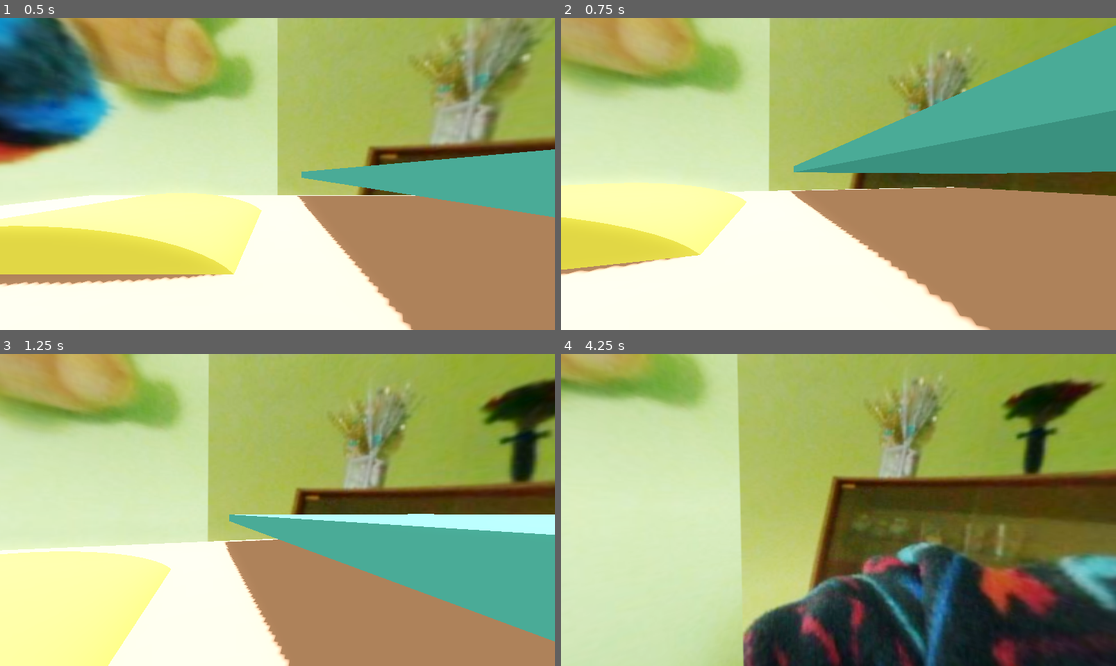
Above: before the commit, frames 1-4 (two rows, left to right).
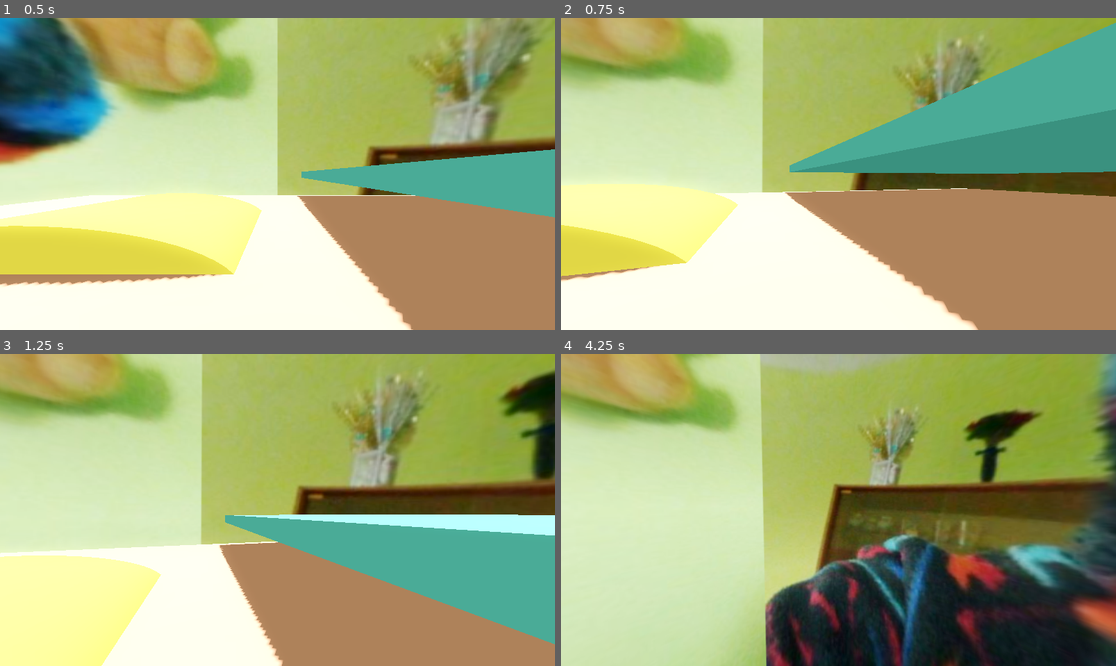
Above: after the commit, the same moments.

Repository: bondo-codeo/third-person-game
Game: Godot game, scene res://world scenes/world.tscn
Two runs of this game, one before a commit and one after it. Both use one fixed random seed, a clock stepped at 60 frames per second and the inputs below.
Inputs (mouse positions are in pixels of both pictures, inside the frame that each line leads up to):
- Up to frame 1 (0.5 s): no input
- Up to frame 2 (0.75 s): tap Enter at 0.5 s; move the mouse to (866, 174) at 0.52 s; hold W (forward) from 0.53 s (still down); hold Ctrl (crouch) from 0.53 s (still down)
- Up to frame 3 (1.25 s): keep holding W (forward); keep holding Ctrl (crouch); tap Space (jump) at 0.77 s; tap Shift (run) at 0.8 s
- Up to frame 4 (4.25 s): keep holding W (forward); move the mouse to (810, 510) at 1.27 s; release Ctrl (crouch) at 1.28 s; tap Shift (run) at 1.35, 2.3, 2.85 s; tap Space (jump) at 1.52, 3.02, 3.77 s; tap Ctrl (crouch) at 1.55, 3.05 s; move the mouse to (849, 503) at 2.02 s; hold Ctrl (crouch) 2.03-2.78 s; move the mouse to (832, 516) at 2.77 s; move the mouse to (877, 513) at 3.52 s; hold Shift (run) from 3.53 s (still down); tap Q (slide) at 3.6 s

Frame 1 is identical in both runs. In frame 2, 9.2% of the frame differs, in the area x 0-100%, y 0-100%; in frame 3, 13%; in frame 4, 38%.

Commit message:
added full on camera and collission managers

Diff:
--- a/scripts/player/character.gd
+++ b/scripts/player/character.gd
@@ -42,6 +42,7 @@
 
 	movement(direction, delta)
 	cameraManagement()
+	colManagement()
 	move_and_slide()
 	print(camera.fov)
 
@@ -57,29 +58,40 @@
 	if stateManager.state == stateManager.groundStates.idle:
 		velocity.x = lerp(velocity.x, 0.0, normalMovement.lerpDrag * delta)
 		velocity.z = lerp(velocity.z, 0.0, normalMovement.lerpDrag * delta)
-		standingCol.disabled = false
-		crouchingCol.disabled = true
 
 	if stateManager.state == stateManager.groundStates.walking:
 		velocity.x = dir.x * normalMovement.walkSpeed
 		velocity.z = dir.z * normalMovement.walkSpeed
-		standingCol.disabled = false
-		crouchingCol.disabled = true
 
 	if stateManager.state == stateManager.groundStates.running:
 		velocity.x = dir.x * normalMovement.runSpeed
 		velocity.z = dir.z * normalMovement.runSpeed
-		standingCol.disabled = false
-		crouchingCol.disabled = true
 
 	if stateManager.state == stateManager.groundStates.crouching:
 		velocity.x = dir.x * normalMovement.crouchSpeed
 		velocity.z = dir.z * normalMovement.crouchSpeed
-		standingCol.disabled = true
-		crouchingCol.disabled = false
 
 func cameraManagement():
 	if stateManager.state == stateManager.groundStates.crouching or stateManager.state == stateManager.groundStates.sliding:
 		head.position.y = lerp(head.position.y, crouchHeight, cameraLerp)
 	elif not stateManager.state == stateManager.groundStates.crouching or stateManager.state == stateManager.groundStates.sliding:
 		head.position.y = lerp(head.position.y, standHeight, cameraLerp)
+	#here we manage camera fov
+	if stateManager.state == stateManager.groundStates.idle:
+		camera.fov = lerp(camera.fov, idleFov, cameraLerp)
+	if stateManager.state == stateManager.groundStates.walking:
+		camera.fov = lerp(camera.fov, walkingFov, cameraLerp)
+	if stateManager.state == stateManager.groundStates.running:
+		camera.fov = lerp(camera.fov, runningFov, cameraLerp)
+	if stateManager.state == stateManager.groundStates.crouching:
+		camera.fov = lerp(camera.fov, crouchingFov, cameraLerp)
+	if stateManager.state == stateManager.groundStates.sliding:
+		camera.fov = lerp(camera.fov, slidingFov, cameraLerp)
+
+func colManagement():
+	if stateManager.state == stateManager.groundStates.crouching or stateManager.state == stateManager.groundStates.sliding:
+		standingCol.disabled = true
+		crouchingCol.disabled = false
+	elif not stateManager.state == stateManager.groundStates.crouching or not stateManager.state == stateManager.groundStates.sliding:
+		standingCol.disabled = false
+		crouchingCol.disabled = true
